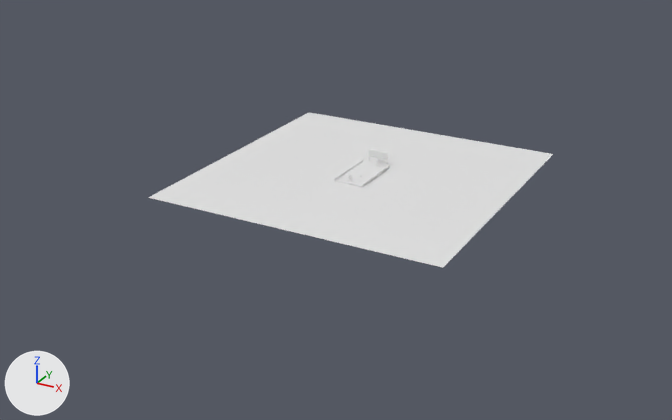
The glTF model pong/pong.glb, before and after one commit.
Before and after are seen from a 50 mm lens placed at (158.0, -310.0, 136.0), pointed at (-6.0, -11.0, -13.0). The axes (+X, +Y, +Z) are drawn at lower left. The lights are the same throughout. The older version comes first. Materials are left out; every surface is plain grey. Where no turn or scale is listed for an object, it has been applied to the vertices. Vertices at exactly the same position are counted once.

The first picture shows 'Floor', 'Table' and 3 more.
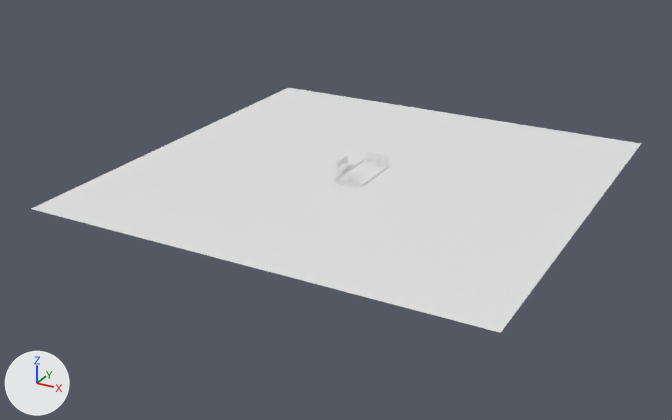
Pixel boxes (x1, y1, x2, y2) of what changed, in the pictures (672 x 420 px):
'Floor', reshaped, moved (50% wider, 57% taller): before (148, 112, 553, 268); after (31, 88, 641, 333)

The change in detail:
me_mesh_180 is used by ob_floor; location (0.0, 0.0, -0.5).
me_mesh_180 had 4 vertices, 2 faces and spanned x -60.0..60.0, y -60.0..60.0, z 0.0.
me_mesh_180 now has 4 vertices, 2 faces and spans x -90.0..90.0, y -90.0..90.0, z 0.0.
Part 1, on me_mesh_180:
Vertex 0 of me_mesh_180 moves from (-60.0, 60.0, 0.0) at pixel (308, 112) to (-90.0, 90.0, 0.0) at pixel (288, 87).
Vertex 1 of me_mesh_180 moves from (60.0, 60.0, 0.0) at pixel (553, 154) to (90.0, 90.0, 0.0) at pixel (641, 143).
Vertex 2 of me_mesh_180 moves from (-60.0, -60.0, 0.0) at pixel (148, 197) to (-90.0, -90.0, 0.0) at pixel (30, 208).
Vertex 3 of me_mesh_180 moves from (60.0, -60.0, 0.0) at pixel (442, 267) to (90.0, -90.0, 0.0) at pixel (500, 332).
Object 'Floor' (ob_floor) moves from (0.0, 0.0, -0.5) to (0.0, 0.0, 0.0).
